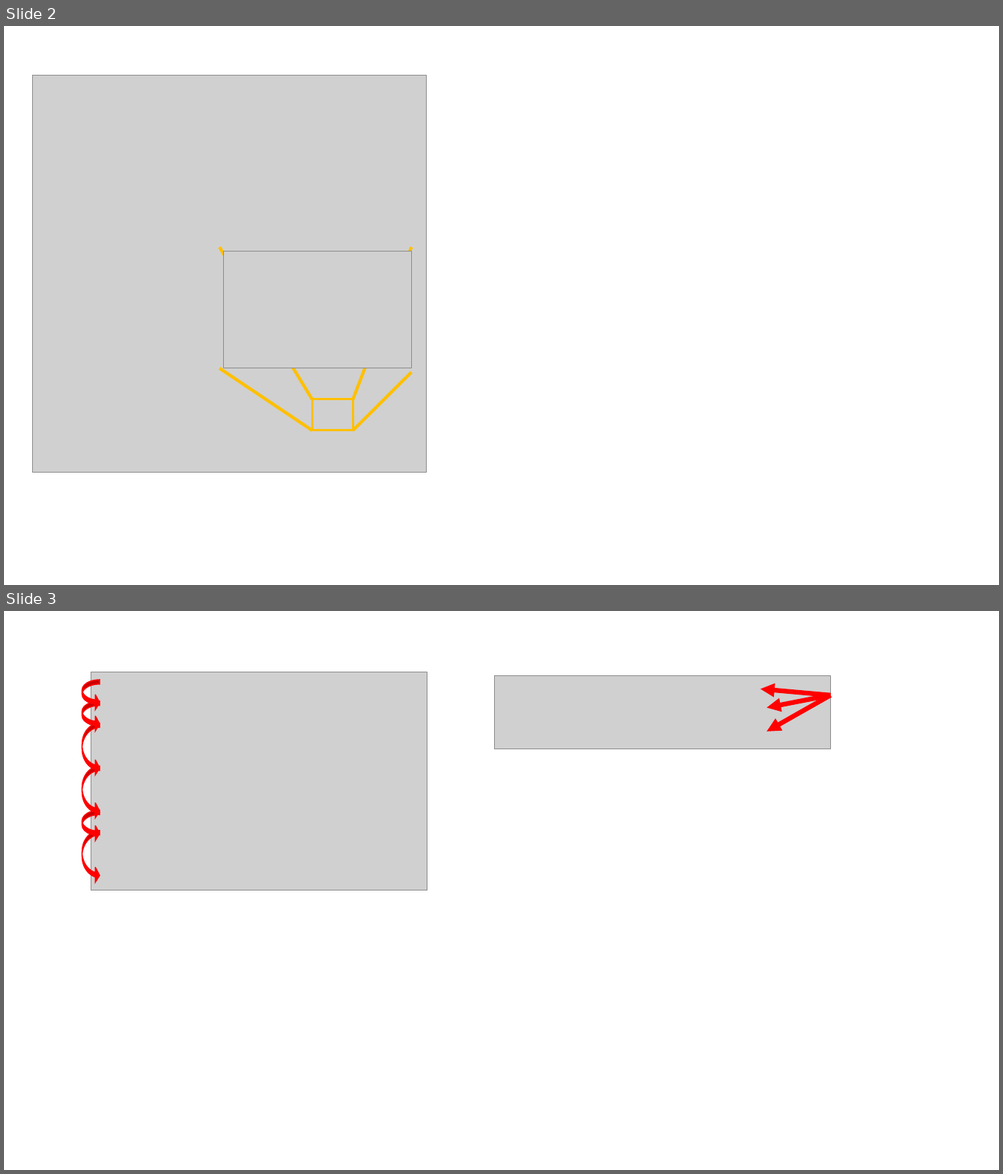
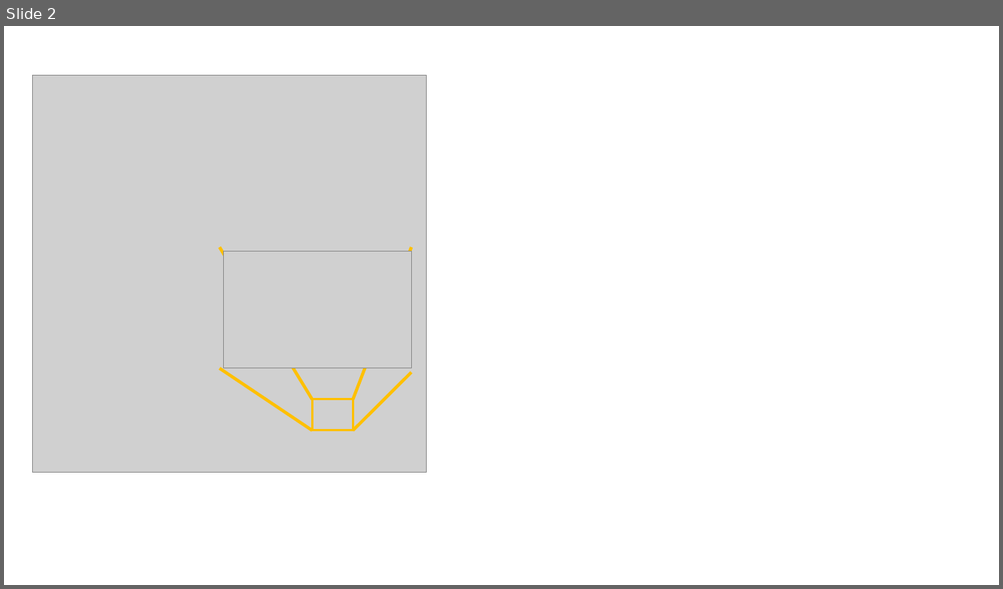
Before and after one commit to y-board/light-the-y, a slide deck: _media_srcs/images.pptx. Shown one above the other, each under a label of ours: slides 2 and 3 before the commit, slide 2 after it. The pictures are 1003x1174 and 1003x589 pixels, drawn with LibreOffice and Linux fonts; fonts in the diff are those of the drawing; grey boxes stand for pictures. Boxes give left, top, right and bottom in pixels: in the first picture for what was removed or moved away, otherwise in the second. Text is boxed around its words. In the diff, an @@ line names an element or a change of style, - is before the commit and + after.

```diff
--- a/_media_srcs/images.pptx
+++ b/_media_srcs/images.pptx
@@ slide 3 removed at [4, 611, 999, 1170], background #FFFFFF @@
@@ picture removed at [91, 672, 427, 891] @@
@@ picture removed at [494, 676, 831, 749] @@
@@ curved left arrow removed at [82, 680, 100, 710] @@
@@ arrow removed from (831, 695) to (760, 689) @@
@@ arrow removed from (831, 695) to (766, 708) @@
@@ arrow removed from (831, 695) to (766, 732) @@
@@ curved left arrow removed at [82, 701, 100, 732] @@
@@ curved left arrow removed at [82, 723, 100, 776] @@
@@ curved left arrow removed at [82, 766, 100, 819] @@
@@ curved left arrow removed at [82, 810, 100, 841] @@
@@ curved left arrow removed at [82, 830, 100, 883] @@
```
Also in this commit, not shown: 1 slide added, 4 other files.
